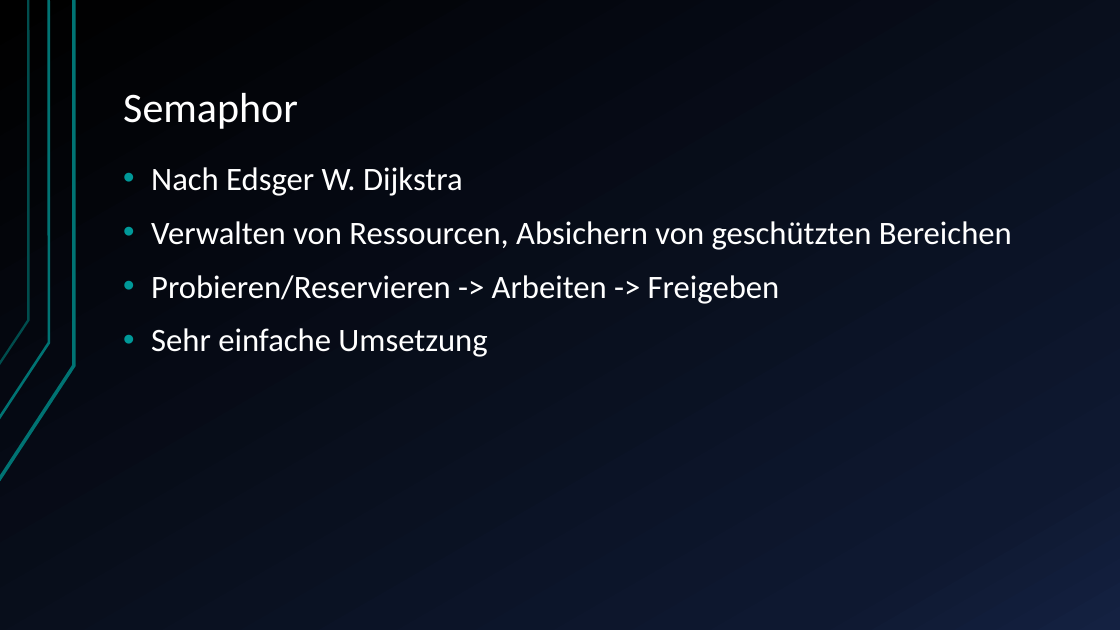
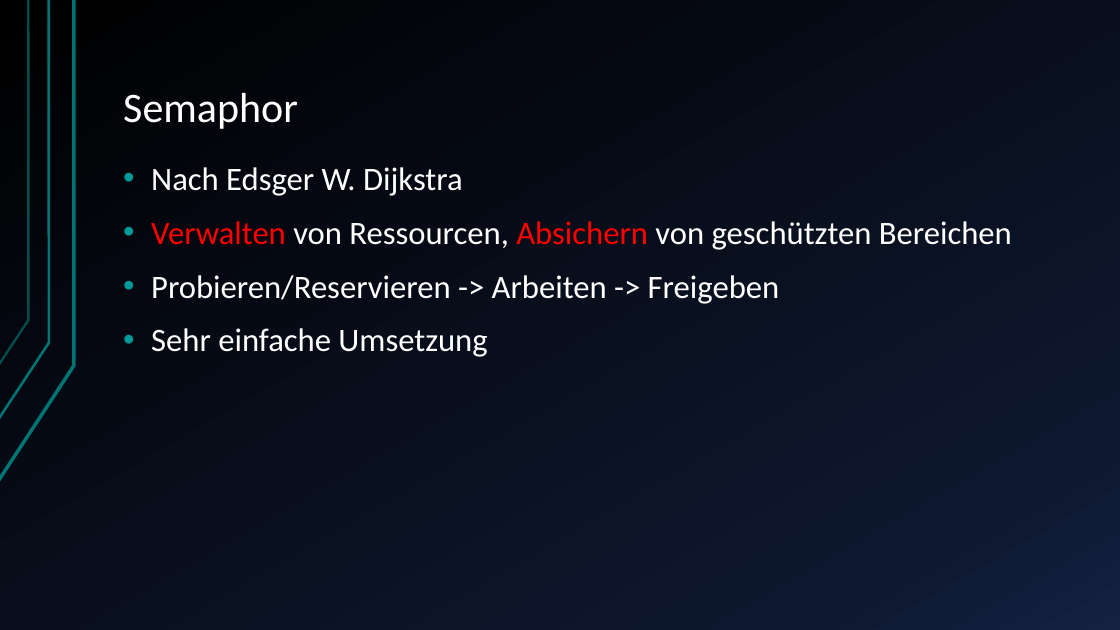
Before and after one commit to JuSteif/Parallelisierung, a slide deck: slide 11 of Ausblick Parallelisierung von Prozessen.pptx. Drawn at 1120x630 pixels with LibreOffice and Linux fonts; fonts in the diff are those of the drawing. Boxes give left, top, right and bottom in pixels: in the first picture for what was removed or moved away, otherwise in the second. Text is boxed around its words. In the diff, an @@ line names an element or a change of style, - is before the commit and + after.

```diff
--- a/Ausblick Parallelisierung von Prozessen.pptx
+++ b/Ausblick Parallelisierung von Prozessen.pptx
@@ text at (x1=151, y1=221, x2=1012, y2=250): text colour #FFFFFF to #FF0000 in "Verwalten Absichern" @@
```
Also in this commit, not shown: 10 other slides changed, 1 other file.
